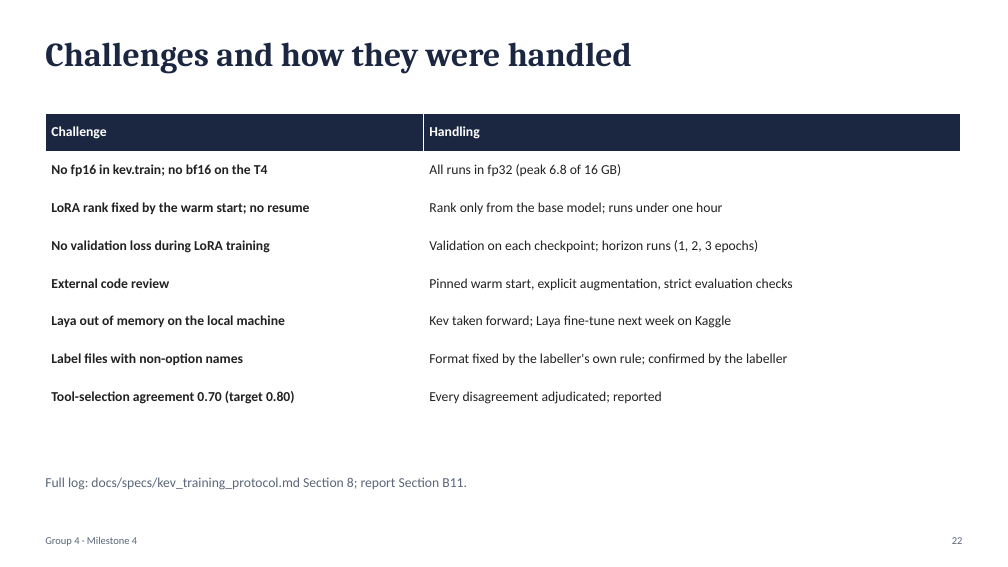
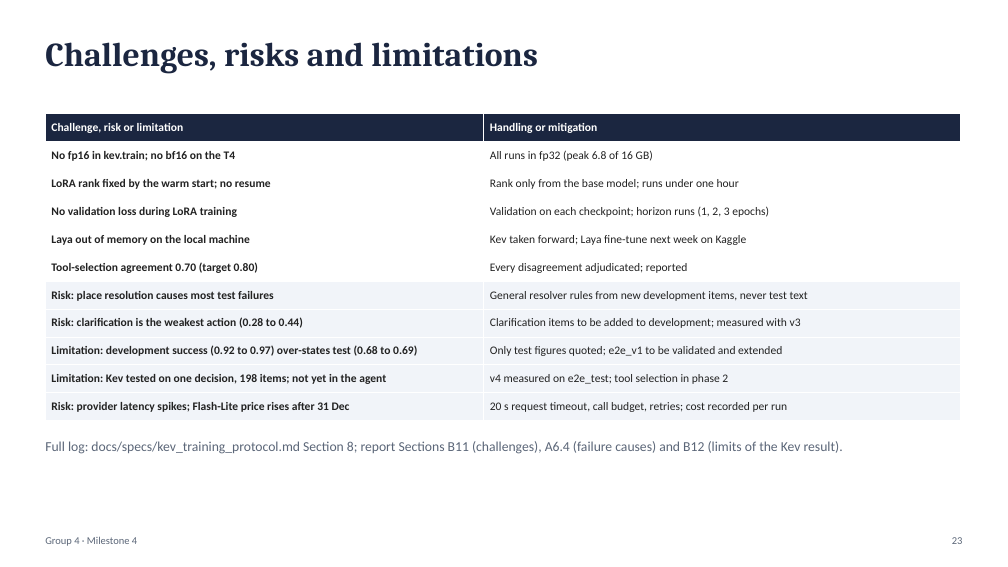
Before and after one commit to sathyaIITM/Group-4-DS-and-AI-Lab-Project, a slide deck: slide 23 of docs/milestones/Milestone4_TA_Presentation.pptx (slide 22 before the commit). Drawn at 1008x567 pixels with LibreOffice and Linux fonts; fonts in the diff are those of the drawing. Boxes give left, top, right and bottom in pixels: in the first picture for what was removed or moved away, otherwise in the second. Text is boxed around its words. In the diff, an @@ line names an element or a change of style, - is before the commit and + after.

Commit message:
DOCS: README rewrite, M4 report 1.0 with model selection (1.4), design-decisions slide, risks on the challenges slide, docs and data indexes, tidy-up

```diff
--- a/docs/milestones/Milestone4_TA_Presentation.pptx
+++ b/docs/milestones/Milestone4_TA_Presentation.pptx
@@ text at [45, 42, 538, 74]: text changed @@
-Challenges and how they were handled
+Challenges, risks and limitations
@@ table at [45, 113, 960, 421] @@
-row 1, column 1: Challenge
+row 1, column 1: Challenge, risk or limitation
-row 1, column 2: Handling
+row 1, column 2: Handling or mitigation
-row 5: External code review | Pinned warm start, explicit augmentation, strict evaluation checks
-row 7: Label files with non-option names | Format fixed by the labeller's own rule; confirmed by the labeller
+row 7: Risk: place resolution causes most test failures | General resolver rules from new development items, never test text
+row 8: Risk: clarification is the weakest action (0.28 to 0.44) | Clarification items to be added to development; measured with v3
+row 9: Limitation: development success (0.92 to 0.97) over-states test (0.68 to 0.69) | Only test figures quoted; e2e_v1 to be validated and extended
+row 10: Limitation: Kev tested on one decision, 198 items; not yet in the agent | v4 measured on e2e_test; tool selection in phase 2
+row 11: Risk: provider latency spikes; Flash-Lite price rises after 31 Dec | 20 s request timeout, call budget, retries; cost recorded per run
@@ text at [45, 441, 843, 454]: text changed @@
-Full log: docs/specs/kev_training_protocol.md Section 8; report Section B11.
+Full log: docs/specs/kev_training_protocol.md Section 8; report Sections B11 (challenges), A6.4 (failure causes) and B12 (limits of the Kev result).
```
Also in this commit, not shown: 2 other slides changed, 1 slide added, 11 other files.
